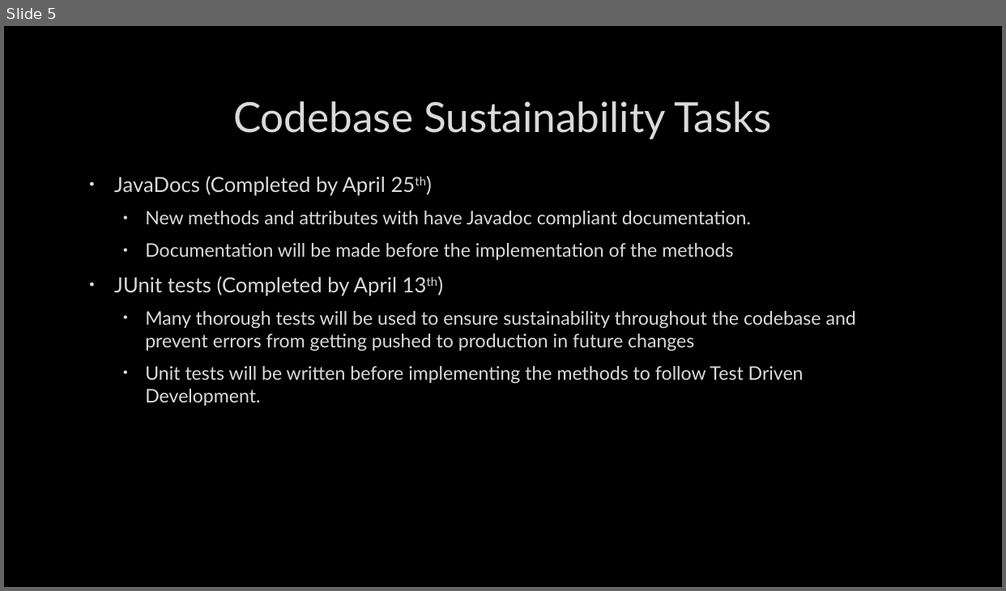
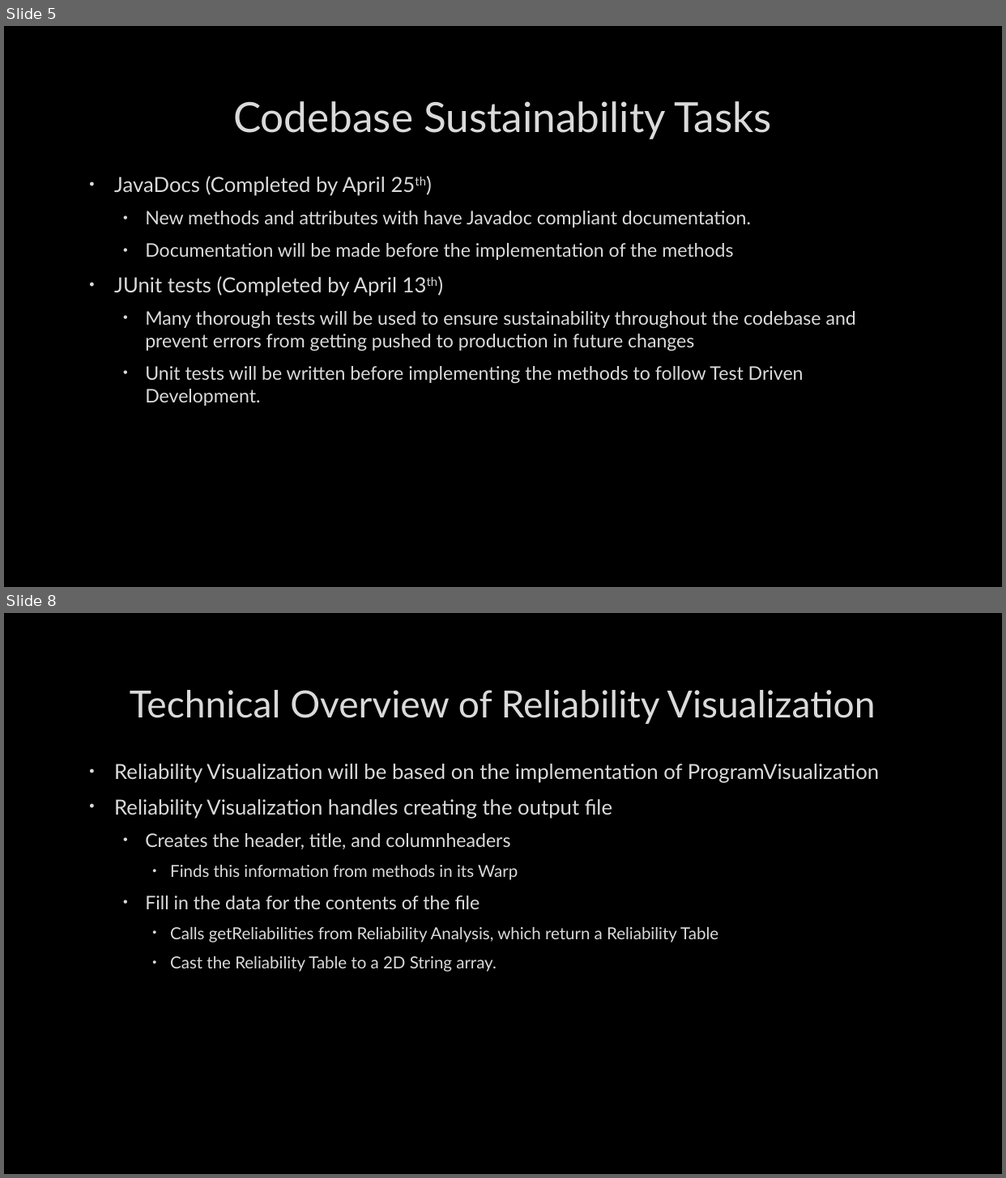
Before and after one commit to julianwemmie/Warp, a slide deck: SWD Project Plan.pptx. Shown one above the other, each under a label of ours: slide 5 before the commit, slides 5 and 8 after it; the slides between them are not shown. The pictures are 1006x591 and 1006x1178 pixels, drawn with LibreOffice and Linux fonts; fonts in the diff are those of the drawing; background and template pictures are left out. Boxes give left, top, right and bottom in pixels: in the first picture for what was removed or moved away, otherwise in the second. Text is boxed around its words. In the diff, an @@ line names an element or a change of style, - is before the commit and + after.

```diff
--- a/SWD Project Plan.pptx
+++ b/SWD Project Plan.pptx
@@ slide 8 added at (x1=4, y1=613, x2=1002, y2=1174), background picture (left out) @@
@@ title added at (x1=130, y1=690, x2=876, y2=724), 36 pt, text #DADADA @@
+Technical Overview of Reliability Visualization
@@ text added at (x1=114, y1=764, x2=879, y2=972), 16 pt, text #DADADA @@
+• Reliability Visualization will be based on the implementation of ProgramVisualization
+• Reliability Visualization handles creating the output file
+  • Creates the header, title, and columnheaders
+    • Finds this information from methods in its Warp
+  • Fill in the data for the contents of the file
+    • Calls getReliabilities from Reliability Analysis, which return a Reliability Table
+    • Cast the Reliability Table to a 2D String array.
```
Also in this commit, not shown: 4 slides changed, 1 other slide added, 2 other files.
